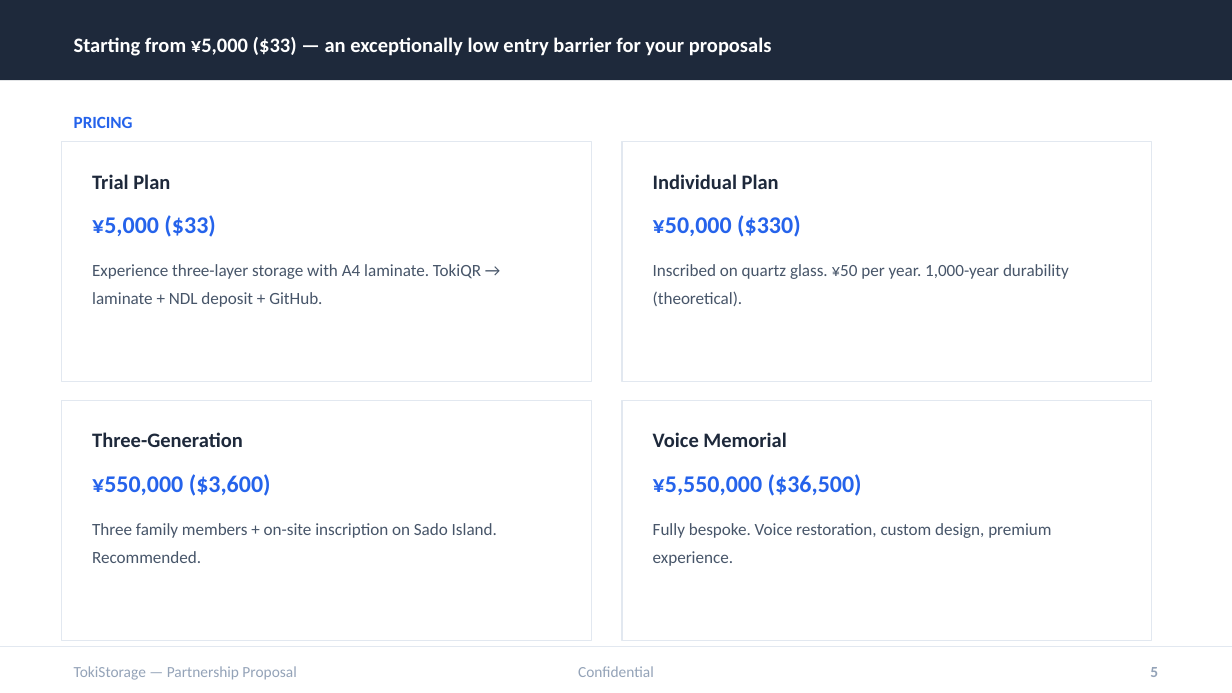
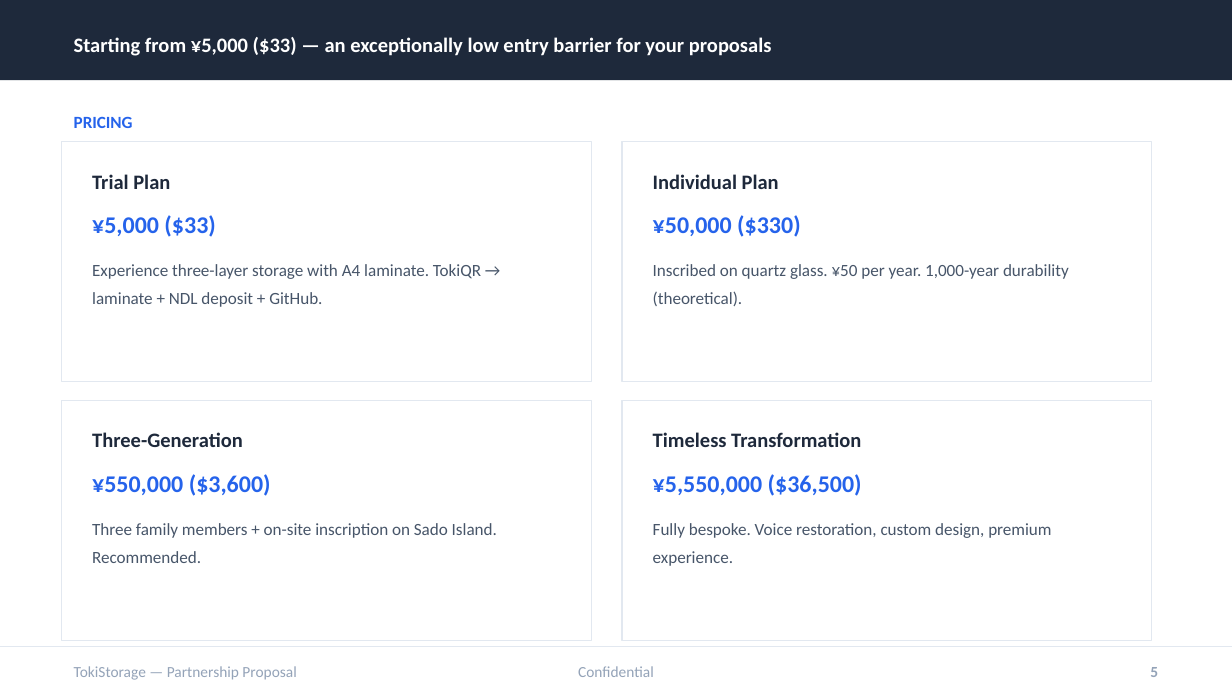
Before and after one commit to tokistorage/lp, a slide deck: slide 5 of tokistorage-partnership-deck-en.pptx. Drawn at 1232x693 pixels with LibreOffice and Linux fonts; fonts in the diff are those of the drawing. Boxes give left, top, right and bottom in pixels: in the first picture for what was removed or moved away, otherwise in the second. Text is boxed around its words. In the diff, an @@ line names an element or a change of style, - is before the commit and + after.

```diff
--- a/tokistorage-partnership-deck-en.pptx
+++ b/tokistorage-partnership-deck-en.pptx
@@ text at bbox=[653, 432, 861, 447]: text changed @@
-Voice Memorial
+Timeless Transformation
```
Also in this commit, not shown: 1 other slide changed, 27 other files.
